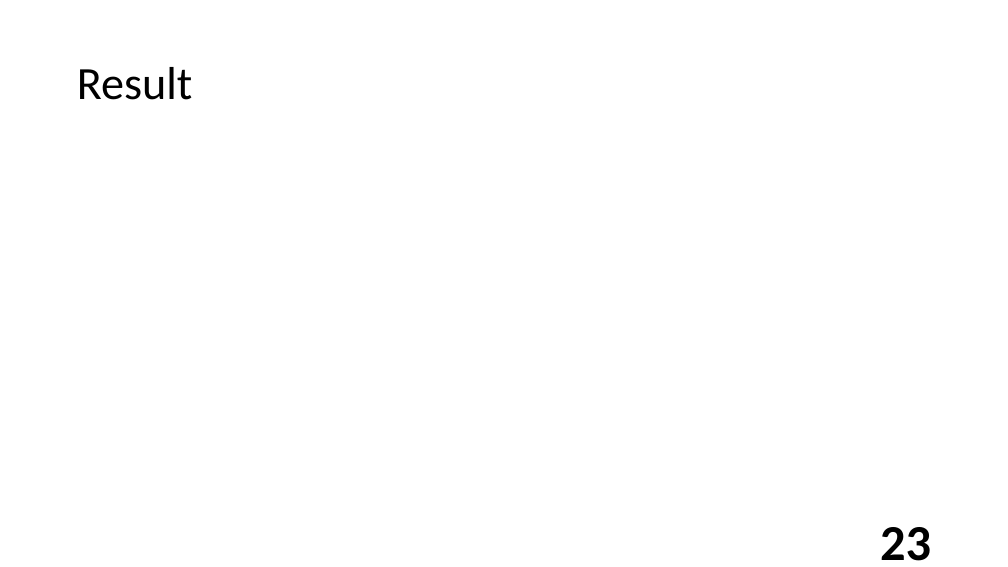
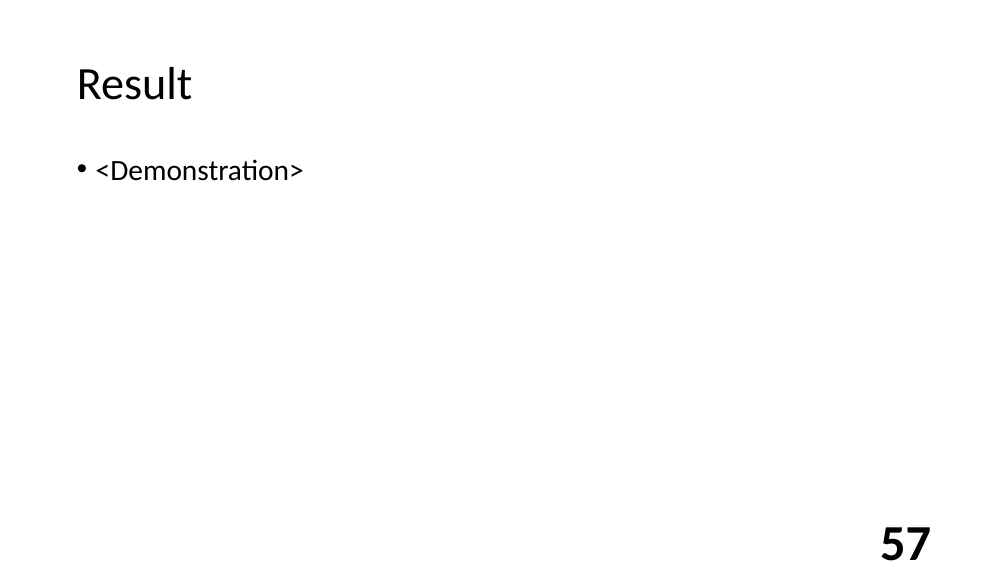
Before and after one commit to semiangel/XDSchain, a slide deck: slide 57 of Document/ProposalThesis/Defensev1.pptm (slide 23 before the commit). Drawn at 1008x567 pixels with LibreOffice and Linux fonts; fonts in the diff are those of the drawing; background and template pictures are left out. Boxes give left, top, right and bottom in pixels: in the first picture for what was removed or moved away, otherwise in the second. Text is boxed around its words. In the diff, an @@ line names an element or a change of style, - is before the commit and + after.

```diff
--- a/Document/ProposalThesis/Defensev1.pptm
+++ b/Document/ProposalThesis/Defensev1.pptm
@@ text added at (96,159,304,181), 28 pt, text #000000 @@
+• <Demonstration>
@@ page number at (880,527,931,561): text changed @@
-23
+57
```
Also in this commit, not shown: 17 other slides changed, 41 slides added, 3 slides removed, 38 other files.
